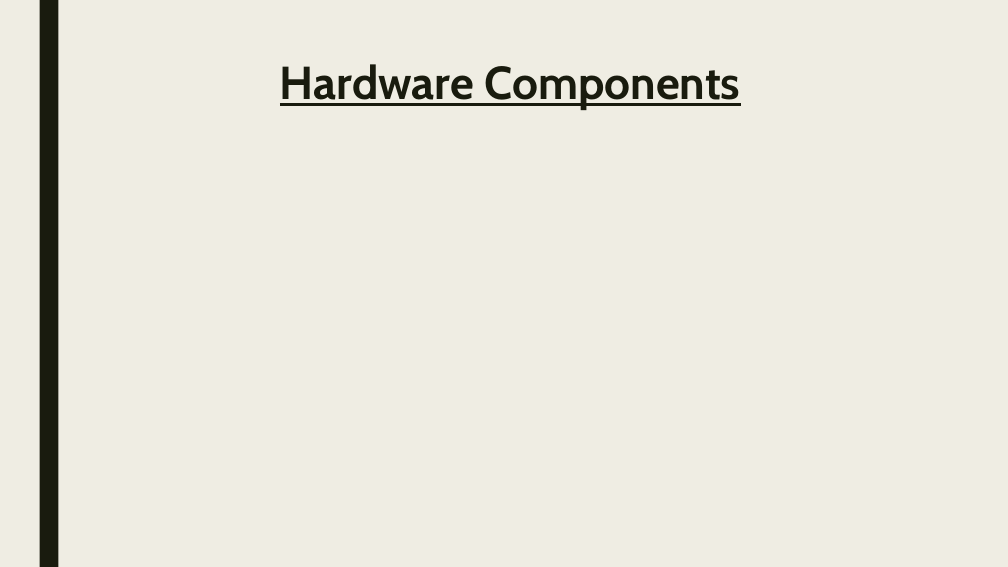
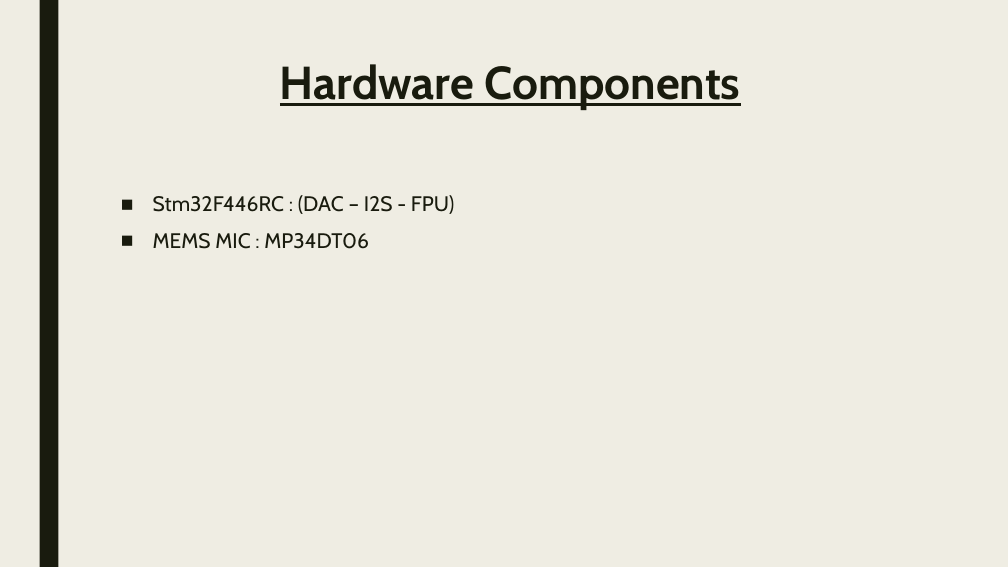
Before and after one commit to hananabilabd/Real-time-STM32-MEMS-MIC-Audio-Playback-DSP, a slide deck: slide 15 of Presentation.pptx. Drawn at 1008x567 pixels with LibreOffice and Linux fonts; fonts in the diff are those of the drawing. Boxes give left, top, right and bottom in pixels: in the first picture for what was removed or moved away, otherwise in the second. Text is boxed around its words. In the diff, an @@ line names an element or a change of style, - is before the commit and + after.

```diff
--- a/Presentation.pptx
+++ b/Presentation.pptx
@@ text added at (153, 195, 454, 249), 20 pt, text #191B0E @@
+■ Stm32F446RC : (DAC – I2S - FPU)
+■ MEMS MIC : MP34DT06
```
Also in this commit, not shown: 3 other slides changed, 4 slides added, 1 slide removed, 1 other file.
